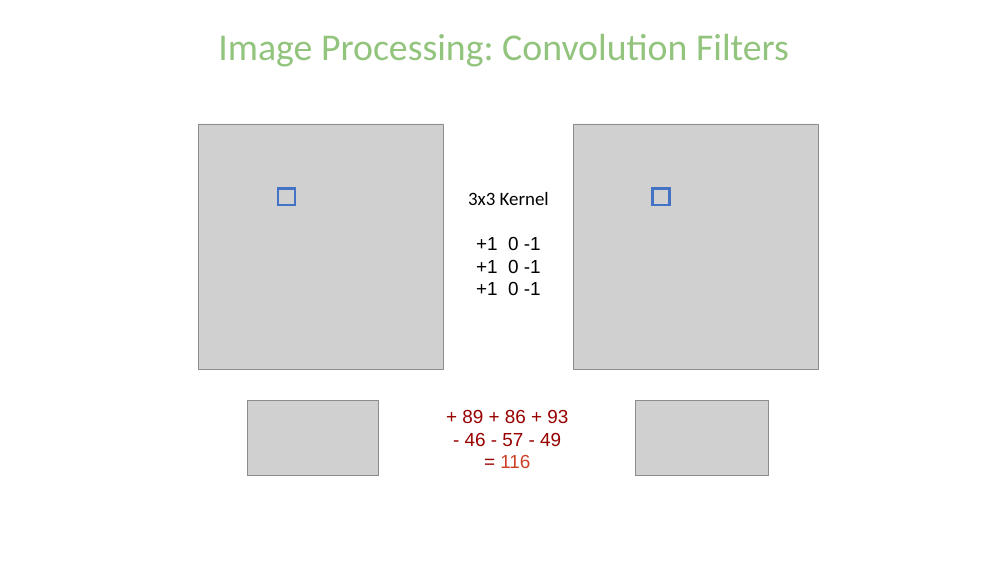
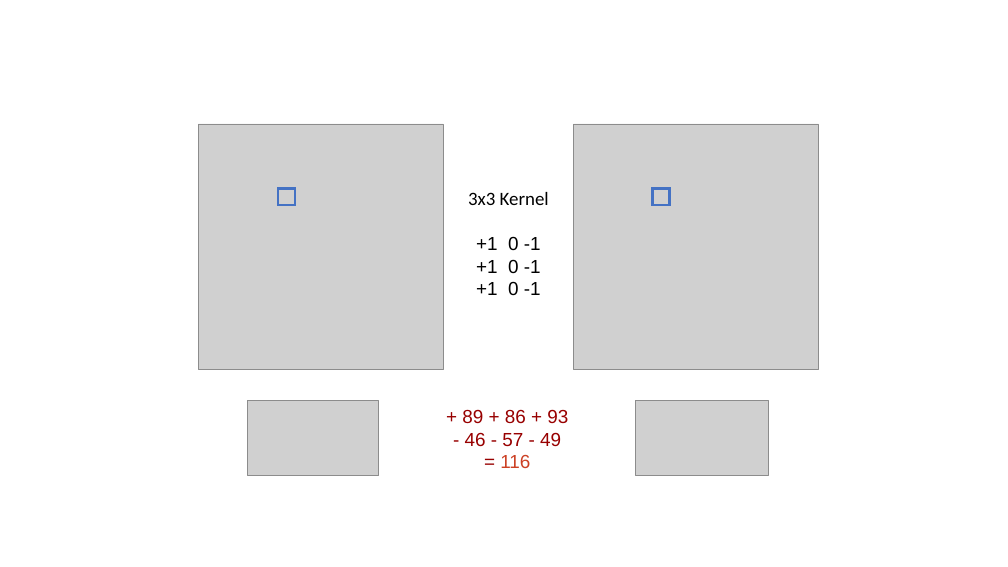
Before and after one commit to NEUBIAS/training-resources, a slide deck: slide 2 of figures/resources/filter_convolution.pptx. Drawn at 1008x567 pixels with LibreOffice and Linux fonts; fonts in the diff are those of the drawing; grey boxes stand for pictures. Boxes give left, top, right and bottom in pixels: in the first picture for what was removed or moved away, otherwise in the second. Text is boxed around its words. In the diff, an @@ line names an element or a change of style, - is before the commit and + after.

Commit message:
Refactor the code such that all the course websites are in _courses; and change the bioimage analysis basics course to include the two new convolution and statistical filter modules

```diff
--- a/figures/resources/filter_convolution.pptx
+++ b/figures/resources/filter_convolution.pptx
@@ title removed at box(218, 34, 789, 67) @@
-Image Processing: Convolution Filters
```
Also in this commit, not shown: 12 other files.
